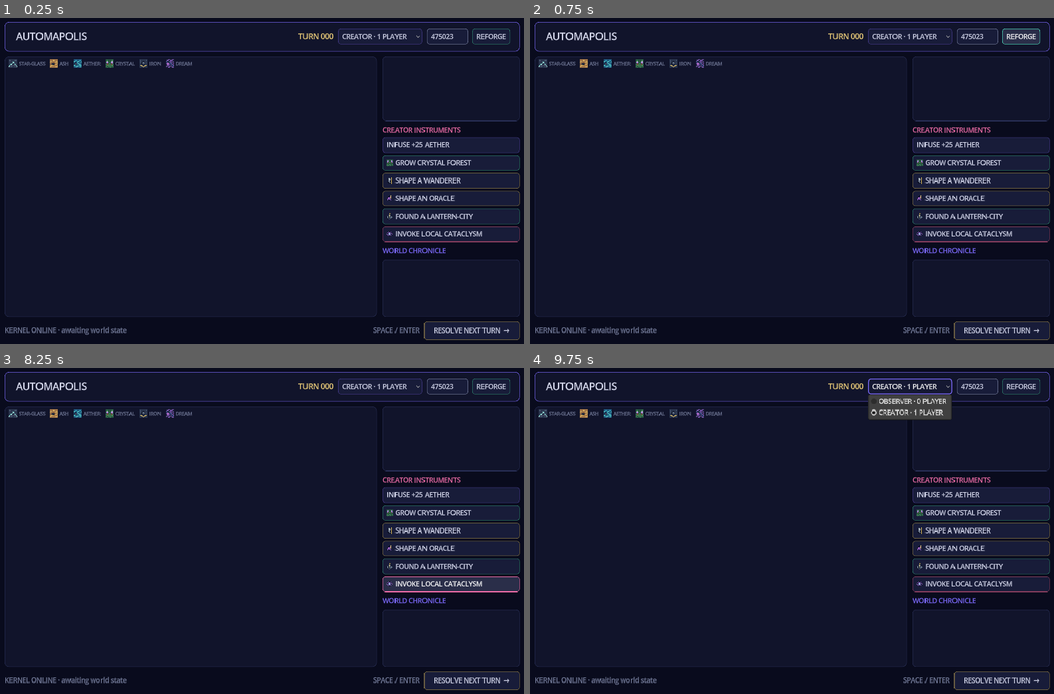
Above: before the commit, frames 1-4 (two rows, left to right).
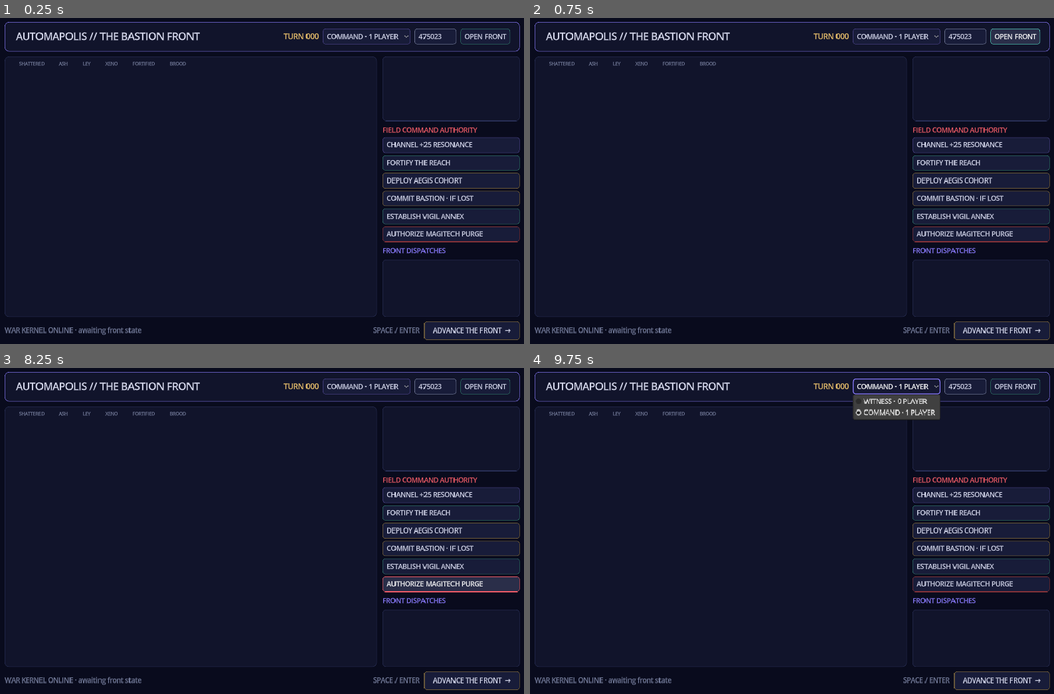
Above: after the commit, the same moments.

Repository: kvu787/Automatou
Game: Godot game, scene res://main.tscn
Two runs of this game, one before a commit and one after it. Both use one fixed random seed, a clock stepped at 60 frames per second and the inputs below.
Inputs (mouse positions are in pixels of both pictures, inside the frame that each line leads up to):
- Up to frame 1 (0.25 s): no input
- Up to frame 2 (0.75 s): click "REFORGE" (after the commit: "OPEN FRONT") at 0.5 s
- Up to frame 3 (8.25 s): click (450, 495) at 1.25 s, where only the run before the commit has a clickable "INFUSE +25 AETHER"; click (450, 495) at 2 s, where only the run after the commit has a clickable "CHANNEL +25 RESONANCE"; click (450, 511) at 2.75 s, where only the run before the commit has a clickable "GROW CRYSTAL FOREST"; click (450, 511) at 3.5 s, where only the run after the commit has a clickable "FORTIFY THE REACH"; click (450, 531) at 4.25 s, where only the run before the commit has a clickable "SHAPE A WANDERER"; click (450, 531) at 5 s, where only the run after the commit has a clickable "DEPLOY AEGIS COHORT"; click (450, 547) at 5.75 s, where only the run before the commit has a clickable "SHAPE AN ORACLE"; click (450, 566) at 6.5 s, where only the run before the commit has a clickable "FOUND A LANTERN-CITY"; click (450, 566) at 7.25 s, where only the run after the commit has a clickable "ESTABLISH VIGIL ANNEX"; click (450, 583) at 8 s, where only the run before the commit has a clickable "INVOKE LOCAL CATACLYSM"
- Up to frame 4 (9.75 s): click (980, 583) at 8.75 s, where only the run after the commit has a clickable "AUTHORIZE MAGITECH PURGE"; click (912, 387) at 9.5 s, where only the run before the commit has a clickable "CREATOR · 1 PLAYER"

The runs differ from the first frame. In frame 1, 3.4% of the frame differs, in the area x 0-100%, y 3-98%; in frame 2, 3.5%; in frame 3, 3.4%; in frame 4, 4.2%.

Commit message:
Retheme the Godot Shell for field command

Diff:
--- a/Shells/Godot/icon.svg
+++ b/Shells/Godot/icon.svg
@@ -1,7 +1,8 @@
 <svg xmlns="http://www.w3.org/2000/svg" width="256" height="256" viewBox="0 0 256 256">
-  <rect width="256" height="256" rx="42" fill="#090b1d"/>
-  <path d="M128 28 222 128 128 228 34 128Z" fill="#171a3a" stroke="#7e6bff" stroke-width="8"/>
-  <path d="M128 62 188 128 128 194 68 128Z" fill="none" stroke="#4fe4c1" stroke-width="6"/>
-  <circle cx="128" cy="128" r="18" fill="#f4d47c"/>
-  <path d="M128 40v40M128 176v40M40 128h40M176 128h40" stroke="#ef6da8" stroke-width="6" stroke-linecap="round"/>
+  <rect width="256" height="256" rx="42" fill="#070b12"/>
+  <path d="M128 25 211 55v64c0 56-31 91-83 116-52-25-83-60-83-116V55Z" fill="#111827" stroke="#d5a94e" stroke-width="9"/>
+  <path d="M128 49v156M74 112h108" stroke="#46566e" stroke-width="8"/>
+  <path d="M128 59 174 80v43c0 33-16 56-46 73-30-17-46-40-46-73V80Z" fill="none" stroke="#55d6d2" stroke-width="7"/>
+  <circle cx="128" cy="122" r="17" fill="#f2d77e" stroke="#070b12" stroke-width="6"/>
+  <path d="m211 72 19-13-7 25 18 8-24 7M45 157l-20 14 26 1-2 20 19-17" fill="none" stroke="#df6070" stroke-width="7" stroke-linecap="round" stroke-linejoin="round"/>
 </svg>
--- a/Shells/Godot/project.godot
+++ b/Shells/Godot/project.godot
@@ -20,7 +20,7 @@
 
 renderer/rendering_method="gl_compatibility"
 renderer/rendering_method.mobile="gl_compatibility"
-environment/defaults/default_clear_color=Color(0.025, 0.03, 0.07, 1)
+environment/defaults/default_clear_color=Color(0.027, 0.043, 0.071, 1)
 textures/canvas_textures/default_texture_filter=0
 2d/snap/snap_2d_transforms_to_pixel=true
 
--- a/Shells/Godot/scripts/main.gd
+++ b/Shells/Godot/scripts/main.gd
@@ -5,26 +5,26 @@
 const VOID := Color("#090b1d")
 const PANEL := Color("#11142b")
 const PANEL_RAISED := Color("#181c39")
-const VIOLET := Color("#7e6bff")
-const MINT := Color("#4fe4c1")
-const GOLD := Color("#f4d47c")
-const ROSE := Color("#ef6da8")
+const VIOLET := Color("#8b7cff")
+const MINT := Color("#55d6c2")
+const GOLD := Color("#f2c66d")
+const ROSE := Color("#ef5b66")
 
 const TERRAIN_SPRITE_IDS := {
-	"starGlass": "star_glass",
-	"ashDunes": "ash_dunes",
-	"aetherSea": "aether_sea",
-	"crystalForest": "crystal_forest",
-	"ironSteppe": "iron_steppe",
-	"dreamMarsh": "dream_marsh",
+	"shatteredPlain": "shattered_plain",
+	"ashWaste": "ash_waste",
+	"leyChannel": "ley_channel",
+	"xenoforest": "xenoforest",
+	"fortifiedReach": "fortified_reach",
+	"broodMire": "brood_mire",
 }
 
-const BEING_SPRITE_IDS := {
-	"wanderer": "wanderer",
-	"synthBeast": "synth_beast",
-	"oracle": "oracle",
-	"settlement": "settlement",
-	"rift": "rift",
+const FORCE_SPRITE_IDS := {
+	"bastion": "bastion",
+	"legionary": "legionary",
+	"ravener": "ravener",
+	"broodNode": "brood_node",
+	"enclave": "enclave",
 }
 
 var _pipe: FileAccess
@@ -44,7 +44,7 @@
 var _chronicle: RichTextLabel
 var _status: Label
 var _advance_button: Button
-var _creator_panel: VBoxContainer
+var _command_panel: VBoxContainer
 
 
 func _ready() -> void:
@@ -112,7 +112,7 @@
 	margin.add_child(row)
 
 	_title_label = Label.new()
-	_title_label.text = "AUTOMAPOLIS"
+	_title_label.text = "AUTOMAPOLIS // THE BASTION FRONT"
 	_title_label.add_theme_font_size_override("font_size", 24)
 	_title_label.add_theme_color_override("font_color", INK)
 	_title_label.size_flags_horizontal = Control.SIZE_EXPAND_FILL
@@ -125,10 +125,10 @@
 	row.add_child(_turn_label)
 
 	_mode_picker = OptionButton.new()
-	_mode_picker.add_item("OBSERVER · 0 PLAYER")
-	_mode_picker.add_item("CREATOR · 1 PLAYER")
+	_mode_picker.add_item("WITNESS · 0 PLAYER")
+	_mode_picker.add_item("COMMAND · 1 PLAYER")
 	_mode_picker.selected = 1
-	_mode_picker.tooltip_text = "Mode takes effect when a new world is forged."
+	_mode_picker.tooltip_text = "Mode takes effect when a new front is opened."
 	_style_button(_mode_picker, VIOLET)
 	row.add_child(_mode_picker)
 
@@ -141,8 +141,8 @@
 	row.add_child(_seed_edit)
 
 	var forge := Button.new()
-	forge.text = "REFORGE"
-	forge.tooltip_text = "Create a fresh deterministic world from this mode and seed."
+	forge.text = "OPEN FRONT"
+	forge.tooltip_text = "Create a fresh deterministic war front from this mode and seed."
 	_style_button(forge, MINT)
 	forge.pressed.connect(_new_world)
 	row.add_child(forge)
@@ -199,22 +199,22 @@
 	_inspector.add_theme_stylebox_override("normal", _panel_style(PANEL, Color("#282e55"), 1, 8))
 	side.add_child(_inspector)
 
-	_creator_panel = VBoxContainer.new()
-	_creator_panel.add_theme_constant_override("separation", 6)
-	var creator_heading := Label.new()
-	creator_heading.text = "CREATOR INSTRUMENTS"
-	creator_heading.add_theme_color_override("font_color", ROSE)
-	_creator_panel.add_child(creator_heading)
-	_add_creator_button("INFUSE +25 AETHER", "infuse", VIOLET)
-	_add_creator_button("GROW CRYSTAL FOREST", "transmute", MINT, {"terrain": "crystalForest"}, "crystal_forest")
-	_add_creator_button("SHAPE A WANDERER", "create_life", GOLD, {"kind": "wanderer"}, "wanderer")
-	_add_creator_button("SHAPE AN ORACLE", "create_life", GOLD, {"kind": "oracle"}, "oracle")
-	_add_creator_button("FOUND A LANTERN-CITY", "found", MINT, {"name": "Lantern Annex"}, "settlement")
-	_add_creator_button("INVOKE LOCAL CATACLYSM", "cataclysm", ROSE, {"radius": 1}, "rift")
-	side.add_child(_creator_panel)
+	_command_panel = VBoxContainer.new()
+	_command_panel.add_theme_constant_override("separation", 6)
+	var command_heading := Label.new()
+	command_heading.text = "FIELD COMMAND AUTHORITY"
+	command_heading.add_theme_color_override("font_color", ROSE)
+	_command_panel.add_child(command_heading)
+	_add_command_button("CHANNEL +25 RESONANCE", "channel", VIOLET)
+	_add_command_button("FORTIFY THE REACH", "fortify", MINT, {"terrain": "fortifiedReach"}, "fortified_reach")
+	_add_command_button("DEPLOY AEGIS COHORT", "deploy", GOLD, {"kind": "legionary"}, "legionary")
+	_add_command_button("COMMIT BASTION · IF LOST", "deploy", GOLD, {"kind": "bastion"}, "bastion")
+	_add_command_button("ESTABLISH VIGIL ANNEX", "establish", MINT, {"name": "Vigil Annex"}, "enclave")
+	_add_command_button("AUTHORIZE MAGITECH PURGE", "purge", ROSE, {"radius": 1}, "ash_waste")
+	side.add_child(_command_panel)
 
 	var chronicle_heading := Label.new()
-	chronicle_heading.text = "WORLD CHRONICLE"
+	chronicle_heading.text = "FRONT DISPATCHES"
 	chronicle_heading.add_theme_color_override("font_color", VIOLET)
 	side.add_child(chronicle_heading)
 	_chronicle = RichTextLabel.new()
@@ -242,7 +242,7 @@
 	hint.add_theme_color_override("font_color", MUTED)
 	row.add_child(hint)
 	_advance_button = Button.new()
-	_advance_button.text = "RESOLVE NEXT TURN  →"
+	_advance_button.text = "ADVANCE THE FRONT  →"
 	_advance_button.custom_minimum_size = Vector2(230, 44)
 	_advance_button.add_theme_font_size_override("font_size", 16)
 	_style_button(_advance_button, GOLD)
@@ -255,12 +255,12 @@
 	var legend := HBoxContainer.new()
 	legend.add_theme_constant_override("separation", 11)
 	var entries := [
-		["starGlass", "STAR-GLASS"],
-		["ashDunes", "ASH"],
-		["aetherSea", "AETHER"],
-		["crystalForest", "CRYSTAL"],
-		["ironSteppe", "IRON"],
-		["dreamMarsh", "DREAM"],
+		["shatteredPlain", "SHATTERED"],
+		["ashWaste", "ASH"],
+		["leyChannel", "LEY"],
+		["xenoforest", "XENO"],
+		["fortifiedReach", "FORTIFIED"],
+		["broodMire", "BROOD"],
 	]
 	for entry in entries:
 		var item := HBoxContainer.new()
@@ -281,7 +281,7 @@
 	return legend
 
 
-func _add_creator_button(label_text: String, command: String, accent: Color, extras := {}, sprite_id := "") -> void:
+func _add_command_button(label_text: String, command: String, accent: Color, extras := {}, sprite_id := "") -> void:
 	var button := Button.new()
 	button.text = label_text
 	button.alignment = HORIZONTAL_ALIGNMENT_LEFT
@@ -296,7 +296,7 @@
 		payload.merge(extras)
 		_send(payload)
 	)
-	_creator_panel.add_child(button)
+	_command_panel.add_child(button)
 
 
 func _start_kernel() -> void:
@@ -321,7 +321,7 @@
 	_pipe = process["stdio"]
 	_stderr = process["stderr"]
 	_kernel_pid = process["pid"]
-	_status.text = "KERNEL ONLINE · awaiting world state"
+	_status.text = "WAR KERNEL ONLINE · awaiting front state"
 
 
 func _drain_kernel_output() -> void:
@@ -367,8 +367,8 @@
 		"width": 16,
 		"height": 12,
 		"seed": seed_value,
-		"mode": "observer" if _mode_picker.selected == 0 else "creator",
-		"name": "Automapolis",
+		"mode": "witness" if _mode_picker.selected == 0 else "command",
+		"name": "The Bastion Front",
 	})
 
 
@@ -387,11 +387,11 @@
 		child.queue_free()
 	_cell_buttons.clear()
 
-	var beings_by_cell := {}
-	for being in _snapshot.get("beings", []):
-		var key := "%d,%d" % [int(being.position.x), int(being.position.y)]
-		if not beings_by_cell.has(key) or _being_priority(being) > _being_priority(beings_by_cell[key]):
-			beings_by_cell[key] = being
+	var forces_by_cell := {}
+	for force in _snapshot.get("forces", []):
+		var key := "%d,%d" % [int(force.position.x), int(force.position.y)]
+		if not forces_by_cell.has(key) or _force_priority(force) > _force_priority(forces_by_cell[key]):
+			forces_by_cell[key] = force
 
 	var tiles: Array = _snapshot.get("tiles", [])
 	for index in range(mini(tiles.size(), width * height)):
@@ -400,23 +400,23 @@
 		var y := index / width
 		var key := "%d,%d" % [x, y]
 		var button := Button.new()
-		var being = beings_by_cell.get(key)
+		var force = forces_by_cell.get(key)
 		button.text = ""
-		button.tooltip_text = _cell_tooltip(tile, being)
+		button.tooltip_text = _cell_tooltip(tile, force)
 		button.custom_minimum_size = Vector2(36, 36)
 		button.clip_contents = true
 		button.add_theme_stylebox_override("normal", _cell_style(PANEL_RAISED, x == _selected.x and y == _selected.y))
 		button.add_theme_stylebox_override("hover", _cell_style(PANEL_RAISED.lightened(0.12), true))
 		button.add_theme_stylebox_override("pressed", _cell_style(PANEL_RAISED.darkened(0.12), true))
 		_add_sprite_layer(button, _terrain_sprite_path(str(tile.terrain)))
-		if being != null:
-			_add_sprite_layer(button, _being_sprite_path(str(being.kind)))
+		if force != null:
+			_add_sprite_layer(button, _force_sprite_path(str(force.kind)))
 		button.pressed.connect(_select_cell.bind(Vector2i(x, y)))
 		_grid.add_child(button)
 		_cell_buttons.append(button)
 
-	var mode := str(_snapshot.get("mode", "creator"))
-	_creator_panel.visible = mode == "creator"
+	var mode := str(_snapshot.get("mode", "command"))
+	_command_panel.visible = mode == "command"
 	_render_inspector()
 	_render_chronicle()
 
@@ -433,20 +433,20 @@
 	var text := "[color=#7e6bff][font_size=12]SELECTED // %02d,%02d[/font_size][/color]\n" % [_selected.x, _selected.y]
 	text += "[img=48x48]%s[/img]  [font_size=22]%s[/font_size]\n" % [_terrain_sprite_path(str(tile.terrain)), _words(str(tile.terrain)).to_upper()]
 	text += "[color=#777f9e]%s[/color]\n" % str(tile.description)
-	var occupants := _beings_at(_selected)
+	var occupants := _forces_at(_selected)
 	if occupants.is_empty():
-		text += "\n[color=#777f9e]No named beings occupy this cell.[/color]"
+		text += "\n[color=#777f9e]No detected forces occupy this sector.[/color]"
 	else:
-		text += "\n[color=#4fe4c1]OCCUPANTS[/color]"
-		for being in occupants:
-			text += "\n[img=24x24]%s[/img]  [b]%s[/b] · %s" % [_being_sprite_path(str(being.kind)), being.name, being.intent]
+		text += "\n[color=#4fe4c1]FORCES[/color]"
+		for force in occupants:
+			text += "\n[img=24x24]%s[/img]  [b]%s[/b] · %s · STR %d" % [_force_sprite_path(str(force.kind)), force.name, force.intent, int(force.strength)]
 	_inspector.text = text
 
 
 func _render_chronicle() -> void:
 	var lines: Array = _snapshot.get("chronicle", [])
 	if lines.is_empty():
-		_chronicle.text = "[color=#777f9e]The world has not spoken yet.[/color]"
+		_chronicle.text = "[color=#777f9e]No dispatches have reached command.[/color]"
 		return
 	var text := ""
 	for index in range(lines.size()):
@@ -462,18 +462,18 @@
 	return tiles[index] if index >= 0 and index < tiles.size() else null
 
 
-func _beings_at(point: Vector2i) -> Array:
+func _forces_at(point: Vector2i) -> Array:
 	var result: Array = []
-	for being in _snapshot.get("beings", []):
-		if int(being.position.x) == point.x and int(being.position.y) == point.y:
-			result.append(being)
+	for force in _snapshot.get("forces", []):
+		if int(force.position.x) == point.x and int(force.position.y) == point.y:
+			result.append(force)
 	return result
 
 
-func _cell_tooltip(tile, being) -> String:
+func _cell_tooltip(tile, force) -> String:
 	var result := str(tile.description)
-	if being != null:
-		result += "\n%s · %s" % [being.name, being.intent]
+	if force != null:
+		result += "\n%s · %s · strength %d" % [force.name, force.intent, int(force.strength)]
 	return result
 
 
@@ -497,15 +497,15 @@
 
 
 func _terrain_sprite_path(terrain: String) -> String:
-	return _sprite_path(TERRAIN_SPRITE_IDS.get(terrain, "star_glass"))
-
-
-func _being_sprite_path(kind: String) -> String:
-	return _sprite_path(BEING_SPRITE_IDS.get(kind, "wanderer"))
-
-
-func _being_priority(being) -> int:
-	return {"rift": 5, "settlement": 4, "oracle": 3, "synthBeast": 2, "wanderer": 1}.get(str(being.kind), 0)
+	return _sprite_path(TERRAIN_SPRITE_IDS.get(terrain, "shattered_plain"))
+
+
+func _force_sprite_path(kind: String) -> String:
+	return _sprite_path(FORCE_SPRITE_IDS.get(kind, "legionary"))
+
+
+func _force_priority(force) -> int:
+	return {"bastion": 5, "broodNode": 4, "enclave": 3, "ravener": 2, "legionary": 1}.get(str(force.kind), 0)
 
 
 func _words(camel: String) -> String:
Not shown, changed: Shells/Godot/export_presets.cfg
Not shown, changed: Shells/Godot/README.md
